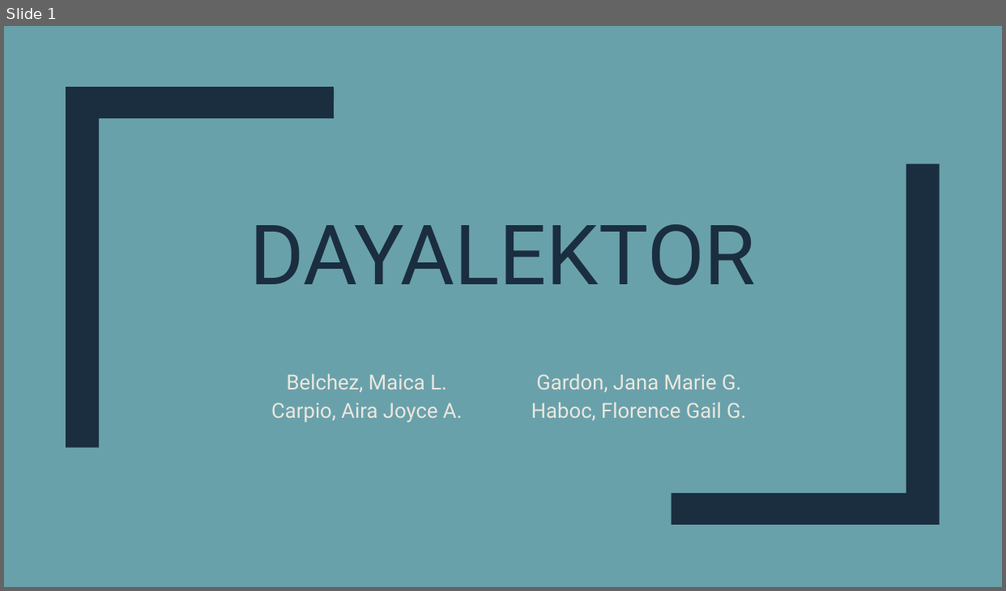
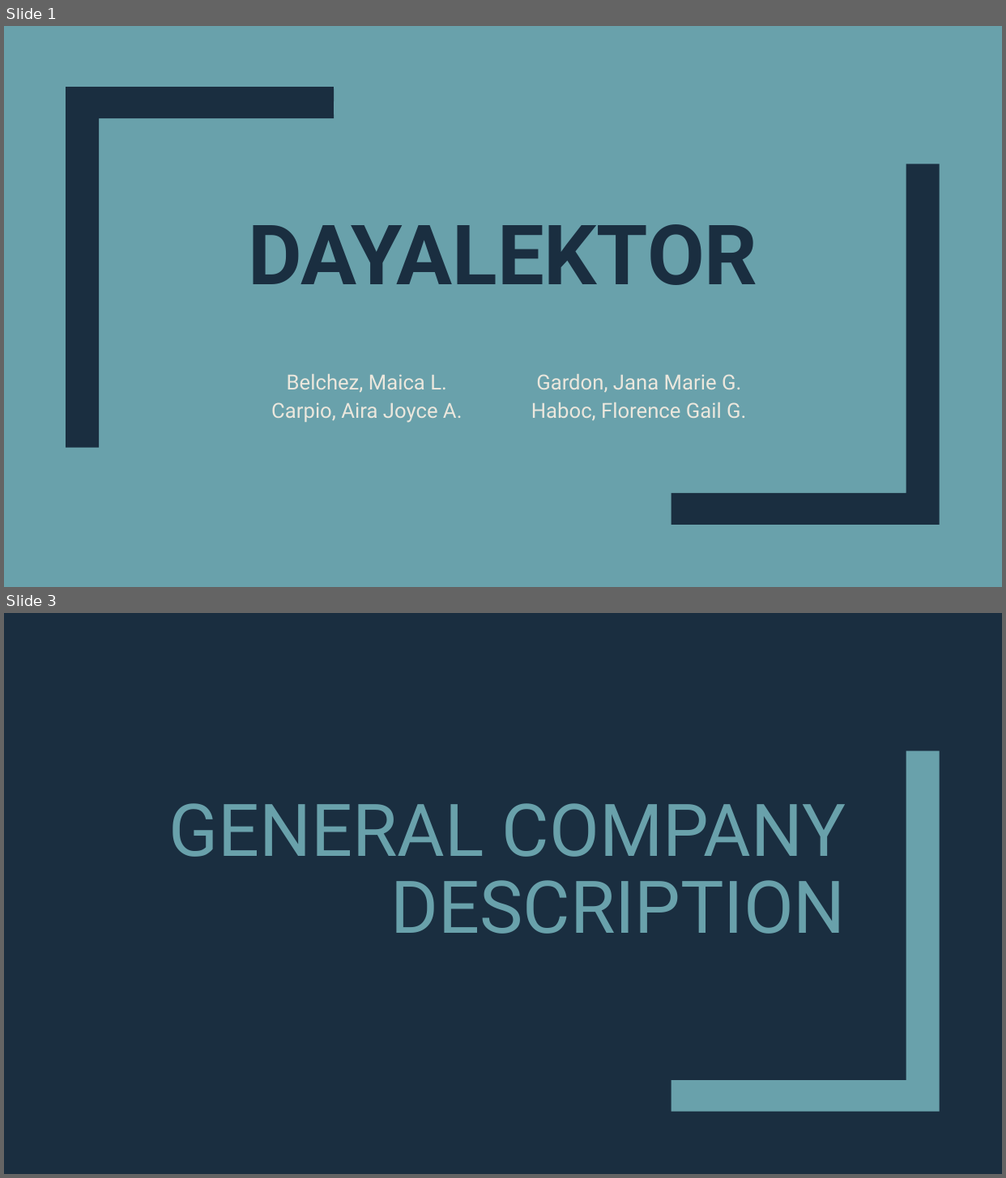
Before and after one commit to mlbelchez/Project---TENTREP, a slide deck: Presentation/PPT/Presentation 2.pptx. Shown one above the other, each under a label of ours: slide 1 before the commit, slides 1 and 3 after it; the slides between them are not shown. The pictures are 1006x591 and 1006x1178 pixels, drawn with LibreOffice and Linux fonts; fonts in the diff are those of the drawing. Boxes give left, top, right and bottom in pixels: in the first picture for what was removed or moved away, otherwise in the second. Text is boxed around its words. In the diff, an @@ line names an element or a change of style, - is before the commit and + after.

```diff
--- a/Presentation/PPT/Presentation 2.pptx
+++ b/Presentation/PPT/Presentation 2.pptx
@@ slide 3 added at (x1=4, y1=613, x2=1002, y2=1174), background #1A2E40 @@
@@ freeform shape added at (x1=671, y1=751, x2=940, y2=1112), fill #69A1AB @@
@@ title added at (x1=168, y1=803, x2=846, y2=934), 70 pt, text #69A1AB @@
+GENERAL COMPANY DESCRIPTION
@@ slide 1 changed as well @@
@@ title "DAYALEKTOR" at (x1=248, y1=224, x2=757, y2=285): bold on @@
```
Also in this commit, not shown: 6 other slides added.
